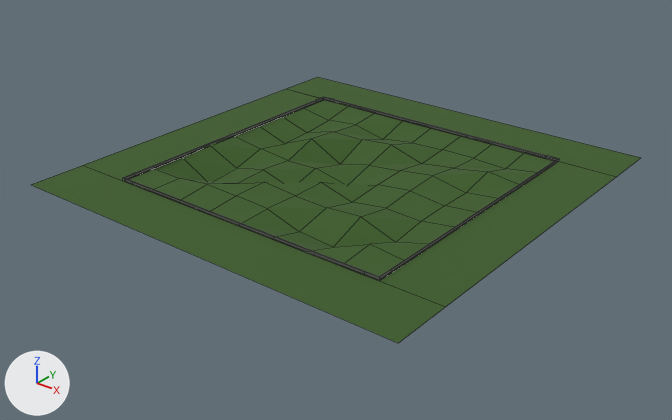
Two versions of the Blender file map/relief/relief.blend, one commit apart.
Rendered twice from a camera (50 mm lens) standing at (34.0, -43.5, 23.9) and looking at (0.5, -1.7, -2.0). Arrows for +X, +Y and +Z are at lower left; the lights stay in place. Mesh edges are drawn as thin lines.

Objects in the first picture: 'fence', 'horizon', 'relief'.
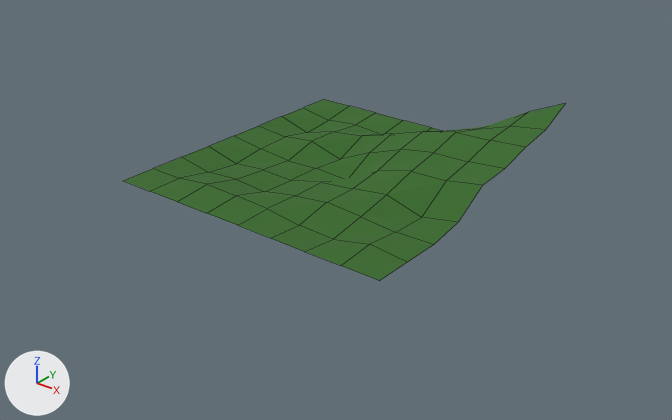
Location of each change, (x1, y1, x2, y2) in pixels of the pictures (672 x 420 px; the box of a moved part takes in the faces that stretch with it):
```json
{"object": "relief", "change": "reshaped", "before": [129, 100, 554, 277], "after": [123, 99, 565, 281]}
{"object": "horizon", "change": "deleted", "before": [31, 77, 641, 343], "on screen": "green"}
{"object": "fence", "change": "deleted", "before": [123, 97, 559, 281]}
{"part": 1, "of": "me_relief", "change": "moved or reshaped", "before": [155, 113, 554, 263], "after": [153, 104, 565, 266]}
```

The change, as JSON lines over the scene's bpy script:
```json
{"block": "me_relief", "where": "# used by ob_relief; location = (0.0, 0.0, 0.0)"}
{"op": "remove", "block": "me_relief", "code": "me_relief.from_pydata(...)  # 81 vertices, 64 faces; spans x -10.0..10.0, y -10.0..10.0, z -1.3..0.3"}
{"op": "add", "block": "me_relief", "code": "me_relief.from_pydata(...)  # 81 vertices, 64 faces; spans x -10.0..10.0, y -10.0..10.0, z -0.7..4.0"}
{"block": "me_relief", "change": "me_relief part 1: 41 of 81 vertices moved; they spanned x -10.0..10.0, y -7.5..10.0, z -1.3..0.3 and now span x -10.0..10.0, y -7.5..10.0, z -0.7..4.0; mean shift (0.0, 0.0, 1.2); largest move (10.0, 10.0, 0.0) -> (10.0, 10.0, 4.0)"}
{"op": "remove", "block": "ob_fence", "code": ["ob_fence = bpy.data.objects.new('fence', me_fence)", "ob_fence.location = (0.0, 0.0, 0.0)"]}
{"op": "remove", "block": "ob_horizon", "code": ["ob_horizon = bpy.data.objects.new('horizon', me_horizon)", "ob_horizon.location = (0.0, 0.0, 0.0)"]}
```
